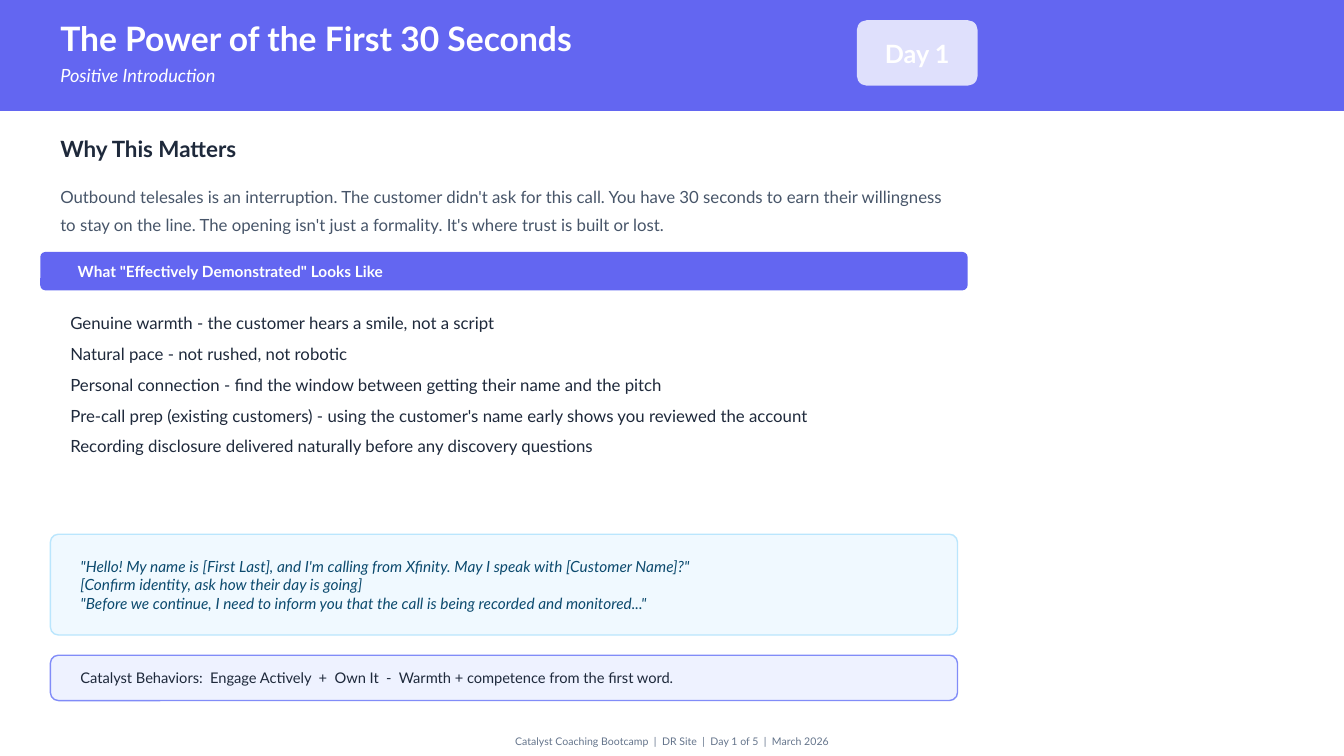
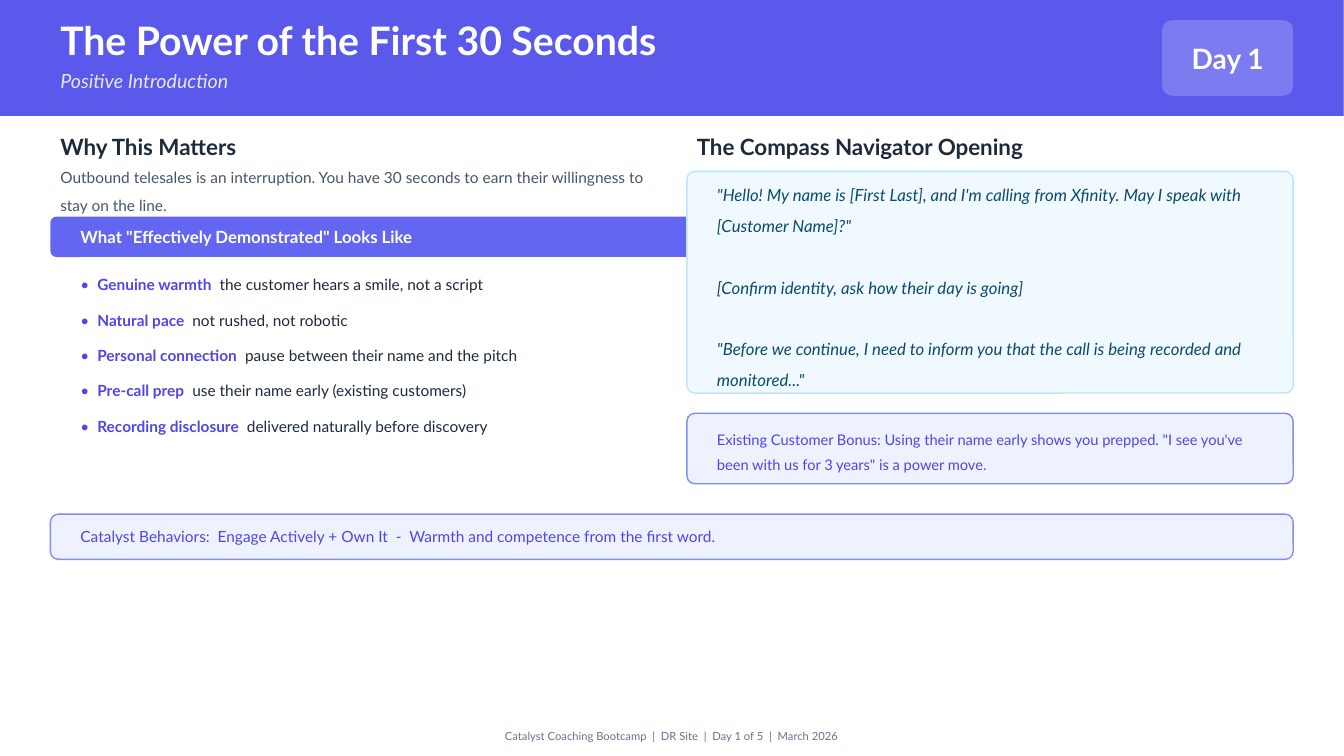
Before and after one commit to joshuaedgecomb-dev/catalyst-qa-scorecard, a slide deck: slide 2 of bootcamp/Catalyst_Bootcamp_Agent_Deck.pptx. Drawn at 1344x756 pixels with LibreOffice and Linux fonts; fonts in the diff are those of the drawing. Boxes give left, top, right and bottom in pixels: in the first picture for what was removed or moved away, otherwise in the second. Text is boxed around its words. In the diff, an @@ line names an element or a change of style, - is before the commit and + after.

```diff
--- a/bootcamp/Catalyst_Bootcamp_Agent_Deck.pptx
+++ b/bootcamp/Catalyst_Bootcamp_Agent_Deck.pptx
@@ rectangle: place and size @@
-rectangle at (0, 0, 1344, 111)
+rectangle at (0, 0, 1344, 116)
@@ rectangle added at (0, 0, 1344, 116), fill #4F46E5 at 40% opacity @@
@@ text "The Power of the First ..." at (60, 26, 656, 56): size 24 to 28 pt @@
@@ rounded rectangle removed at (857, 20, 978, 86) @@
@@ rounded rectangle added at (1163, 20, 1294, 96), fill #FFFFFF at 20% opacity @@
@@ text added at (1192, 49, 1263, 74), 20 pt, text #FFFFFF, bold @@
+Day 1
@@ text "Positive Introduction" at (60, 74, 228, 88): size 13 to 14 pt, text colour #FFFFFF to #FFFFFF at 85% opacity @@
@@ text added at (697, 138, 1023, 159), 16 pt, text #1E293B, bold @@
+The Compass Navigator Opening
@@ text at (60, 171, 643, 214): text changed; size 12 to 11 pt @@
-Outbound telesales is an interruption. The customer didn't ask for this call. You have 30 seconds to earn their willingness to stay on the line. The opening isn't just a formality. It's where trust is built or lost.
+Outbound telesales is an interruption. You have 30 seconds to earn their willingness to stay on the line.
@@ rounded rectangle added at (688, 171, 1294, 393), fill #F0F9FF, outline #BAE6FD 1 pt @@
@@ text ""Hello! My name is [First ...": place and size @@
-text ""Hello! My name is [First ..." at (80, 560, 689, 612)
+text ""Hello! My name is [First ..." at (717, 188, 1241, 386)
@@ text ""Hello! My name is [First ..." at (717, 188, 1241, 386): size 11 to 12 pt; line spacing 1 to 22pt @@
@@ rounded rectangle: place and size @@
-rounded rectangle at (40, 252, 968, 290)
+rounded rectangle at (50, 217, 1294, 257)
@@ rounded rectangle at (50, 217, 1294, 257): proportions changed @@
@@ text "What "Effectively Demonstrated" Looks Like": place and size @@
-text "What "Effectively Demonstrated" Looks Like" at (78, 265, 383, 280)
+text "What "Effectively Demonstrated" Looks Like" at (80, 230, 412, 246)
@@ text "What "Effectively Demonstrated" Looks Like" at (80, 230, 412, 246): size 11 to 12 pt @@
@@ text added at (97, 278, 483, 293), 11 pt, text #1E293B @@
+• Genuine warmth the customer hears a smile, not a script
@@ text removed at (70, 316, 807, 455) @@
-Genuine warmth - the customer hears a smile, not a script
-Natural pace - not rushed, not robotic
-Personal connection - find the window between getting their name and the pitch
-Pre-call prep (existing customers) - using the customer's name early shows you reviewed the account
-Recording disclosure delivered naturally before any discovery questions
@@ text added at (97, 314, 348, 329), 11 pt, text #1E293B @@
+• Natural pace not rushed, not robotic
@@ text added at (97, 349, 517, 364), 11 pt, text #1E293B @@
+• Personal connection pause between their name and the pitch
@@ text added at (97, 384, 466, 399), 11 pt, text #1E293B @@
+• Pre-call prep use their name early (existing customers)
@@ rounded rectangle added at (688, 413, 1294, 484), fill #EEF2FF, outline #818CF8 1 pt @@
@@ text added at (97, 420, 487, 435), 11 pt, text #1E293B @@
+• Recording disclosure delivered naturally before discovery
@@ text added at (717, 434, 1243, 473), 10.5 pt, text #4F46E5 @@
+Existing Customer Bonus: Using their name early shows you prepped. "I see you've been with us for 3 years" is a power move.
@@ rounded rectangle removed at (50, 534, 958, 635) @@
@@ rounded rectangle added at (50, 514, 1294, 560), fill #EEF2FF, outline #818CF8 1 pt @@
@@ text at (80, 530, 715, 545): text changed; size 10.5 to 11 pt; text colour #1E293B to #4F46E5 @@
-Catalyst Behaviors: Engage Actively + Own It - Warmth + competence from the first word.
+Catalyst Behaviors: Engage Actively + Own It - Warmth and competence from the first word.
@@ rounded rectangle removed at (50, 655, 958, 701) @@
@@ text "Catalyst Coaching Bootcamp | DR ..." at (505, 732, 838, 742): size 7.5 to 8 pt @@
```
Also in this commit, not shown: 8 other slides changed, 7 other files.
